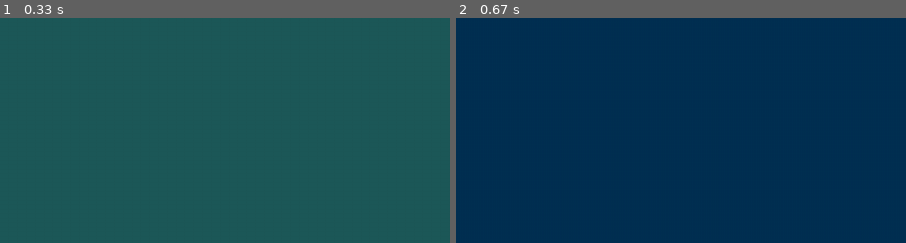
Above: before the commit, frames 1-2 (left to right).
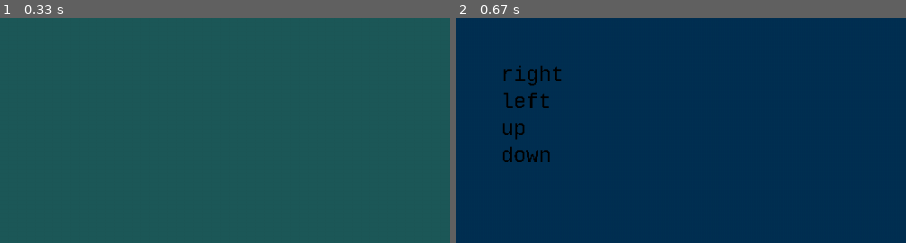
Above: after the commit, the same moments.

Repository: PavelAltynnikov/pygame-controls
Game: pygame game, started from main.py
The game is run twice, just before and just after one commit, with the same random seed, the same clock (stepped at 60 frames per second) and the same inputs.
Inputs:
- Up to frame 1 (0.33 s): no input
- Up to frame 2 (0.67 s): tap S at 0.33 s
The pictures show only the part of the screen within x 0-50%, y 0-50%; the shares and areas given below are measured in that part.

Frame 1 is identical in both runs. In frame 2, 0.9% of the frame differs, in the area x 10-24%, y 20-64%.

Commit message:
use labels on settings window

Diff:
--- a/main.py
+++ b/main.py
@@ -108,6 +108,31 @@
 class SettingWindow(Window):
     def __init__(self, caption, size):
         super().__init__(caption, size)
+        self._controls = []
+        self._initialize_components()
+
+    def _initialize_components(self):
+        font = pygame.font.SysFont('Consolas', 25)
+
+        label_right = Label(font, 'right')
+        label_right.location = (50, 50)
+        self._controls.append(label_right)
+
+        label_left = Label(font, 'left')
+        label_left.location = (50, 80)
+        self._controls.append(label_left)
+
+        label_up = Label(font, 'up')
+        label_up.location = (50, 110)
+        self._controls.append(label_up)
+
+        label_down = Label(font, 'down')
+        label_down.location = (50, 140)
+        self._controls.append(label_down)
+
+    def _draw(self):
+        for control in self._controls:
+            control.draw(self._screen)
 
     def show(self):
         blue_color = (0, 49, 83)
@@ -116,6 +141,7 @@
             self._quit_if_user_wants_to_close_window(events)
 
             self._screen.fill(blue_color)
+            self._draw()
 
             pygame.display.update()
 
